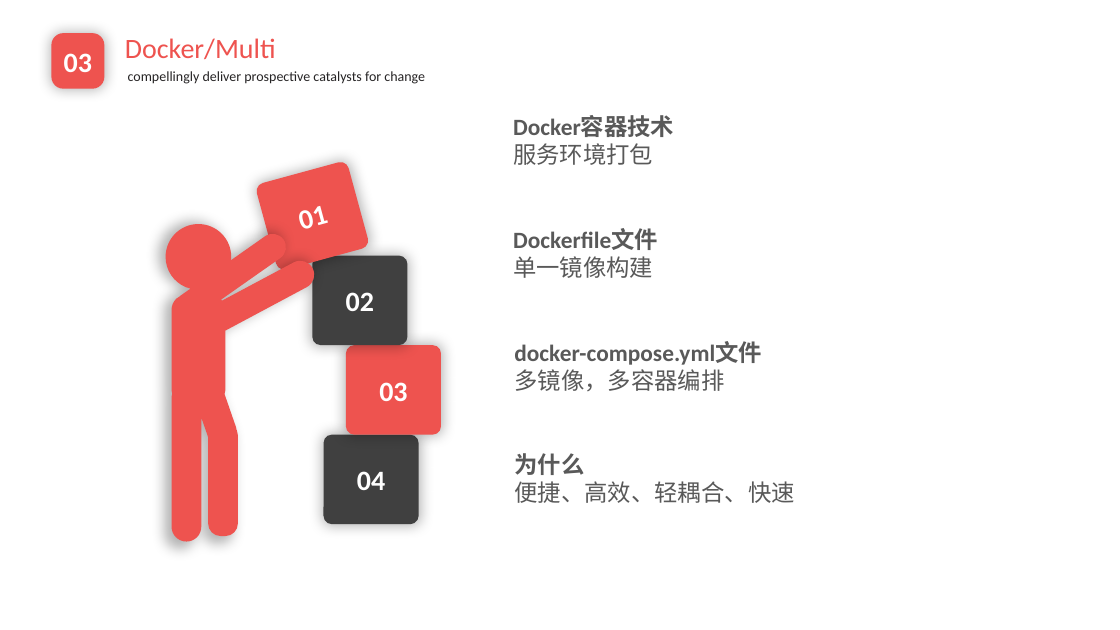
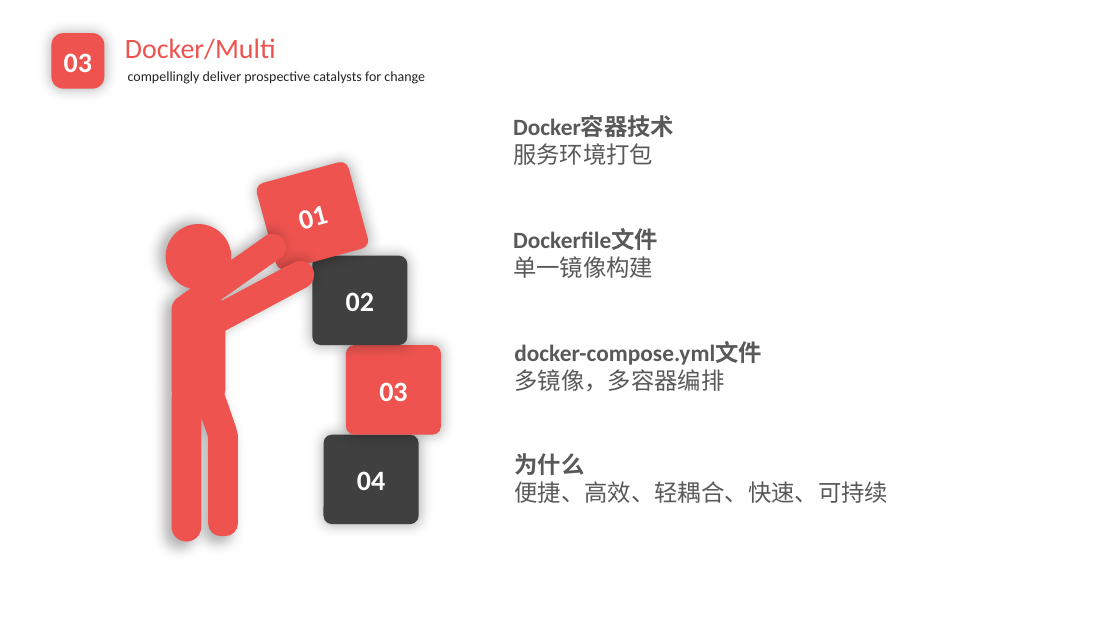
Before and after one commit to EnInternalChat/se2017, a slide deck: slide 10 of doc/个人汇报-陈潢.pptx (slide 9 before the commit). Drawn at 1120x630 pixels with LibreOffice and Linux fonts; fonts in the diff are those of the drawing; background and template pictures are left out. Boxes give left, top, right and bottom in pixels: in the first picture for what was removed or moved away, otherwise in the second. Text is boxed around its words. In the diff, an @@ line names an element or a change of style, - is before the commit and + after.

```diff
--- a/doc/个人汇报-陈潢.pptx
+++ b/doc/个人汇报-陈潢.pptx
@@ text at [514, 481, 888, 503]: text changed @@
-便捷、高效、轻耦合、快速
+便捷、高效、轻耦合、快速、可持续
```
Also in this commit, not shown: 9 other slides changed, 3 slides added, 36 slides removed, 1 other file.
